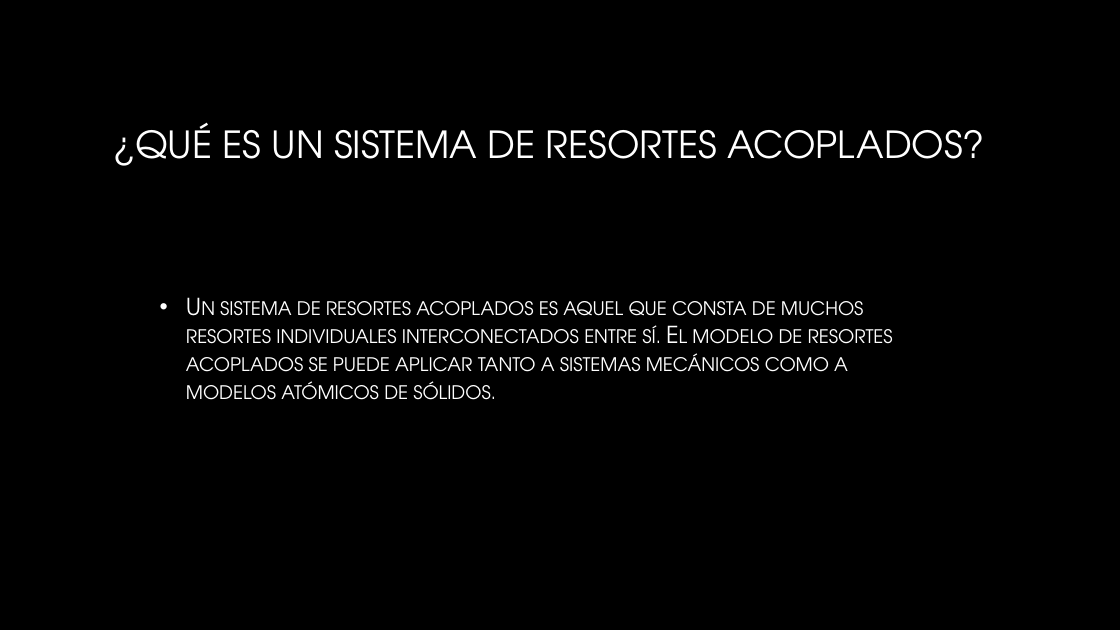
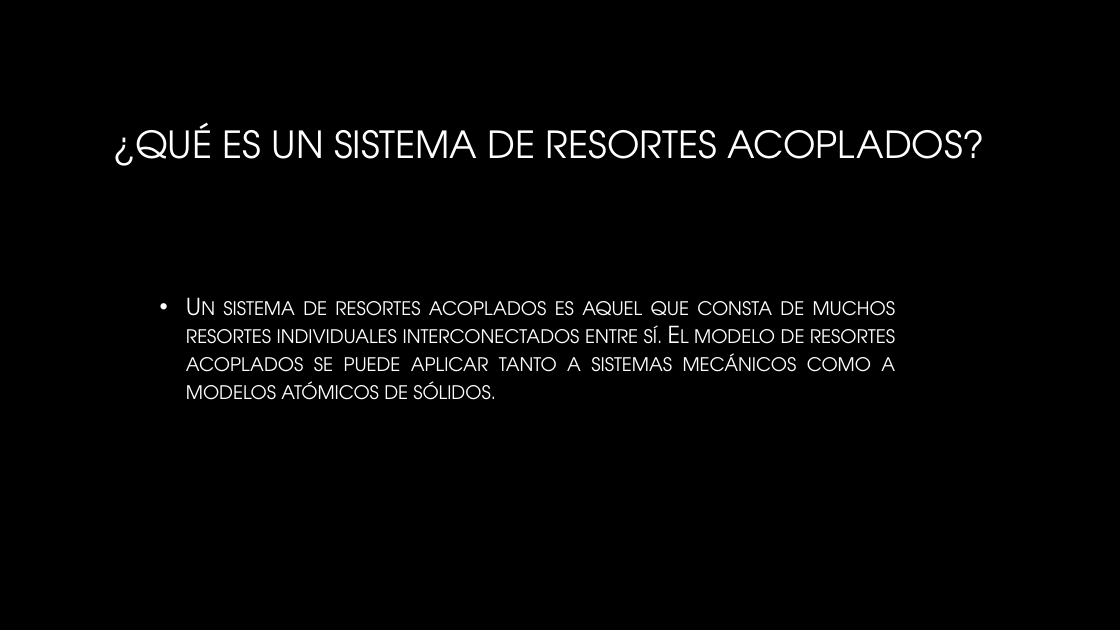
Before and after one commit to JabberTheWock/Proyecto_modulo3, a slide deck: slide 3 of Presentación módulo 3.pptx. Drawn at 1120x630 pixels with LibreOffice and Linux fonts; fonts in the diff are those of the drawing; background and template pictures are left out. Boxes give left, top, right and bottom in pixels: in the first picture for what was removed or moved away, otherwise in the second. Text is boxed around its words. In the diff, an @@ line names an element or a change of style, - is before the commit and + after.

```diff
--- a/Presentación módulo 3.pptx
+++ b/Presentación módulo 3.pptx
@@ text "Un sistema de resortes acoplados ..." at (186, 301, 896, 400): alignment left to justified @@
```
Also in this commit, not shown: 3 other slides changed, 1 slide removed, 1 other file.
